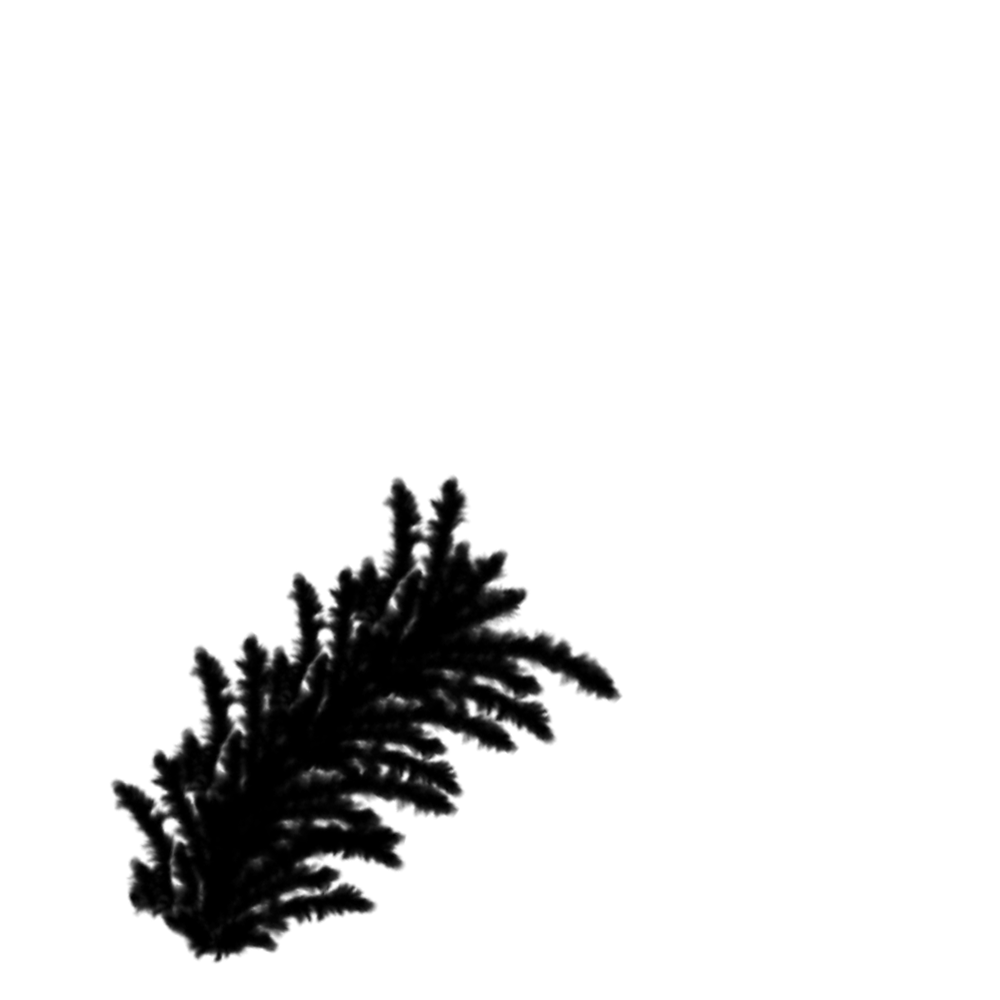
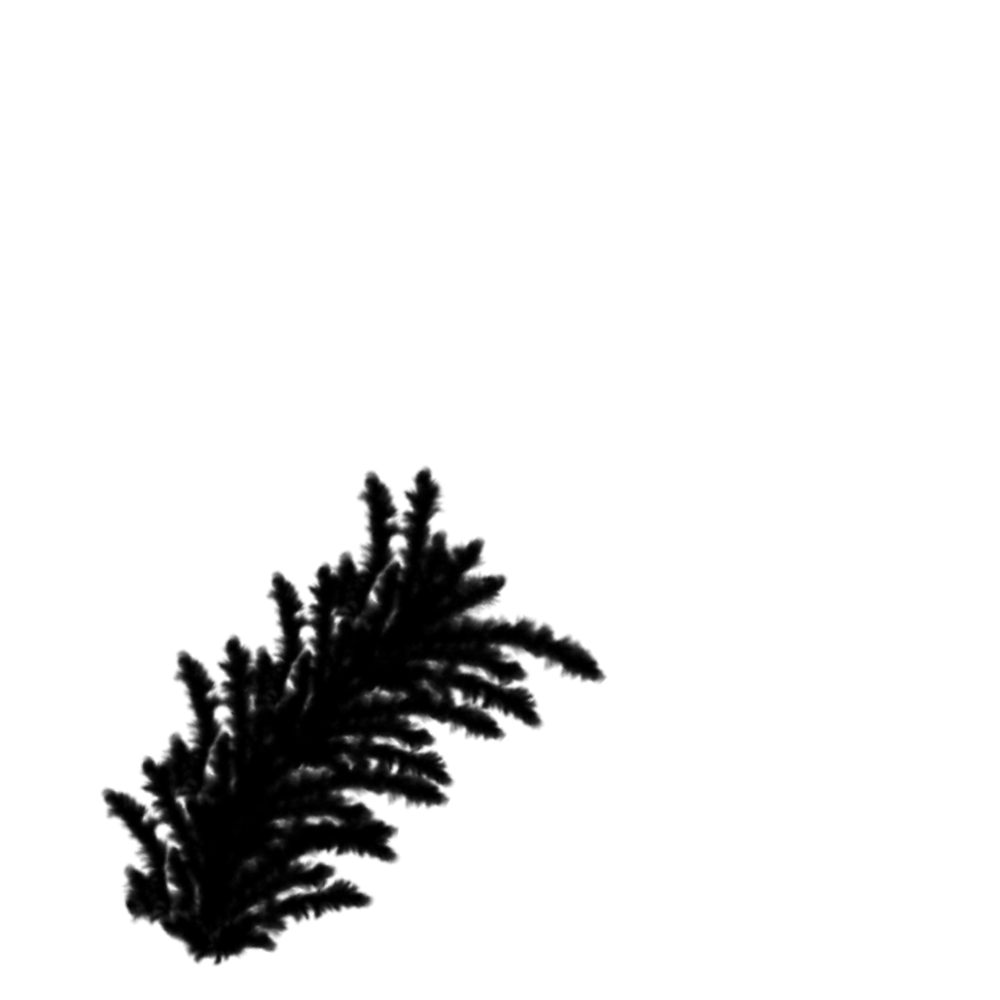
Two versions of the same layered image (1000 x 1000). Layer-by-layer changes:
hid "Layer 8" over [109, 473, 623, 965]
showed "Layer 4" over [100, 464, 608, 967]
